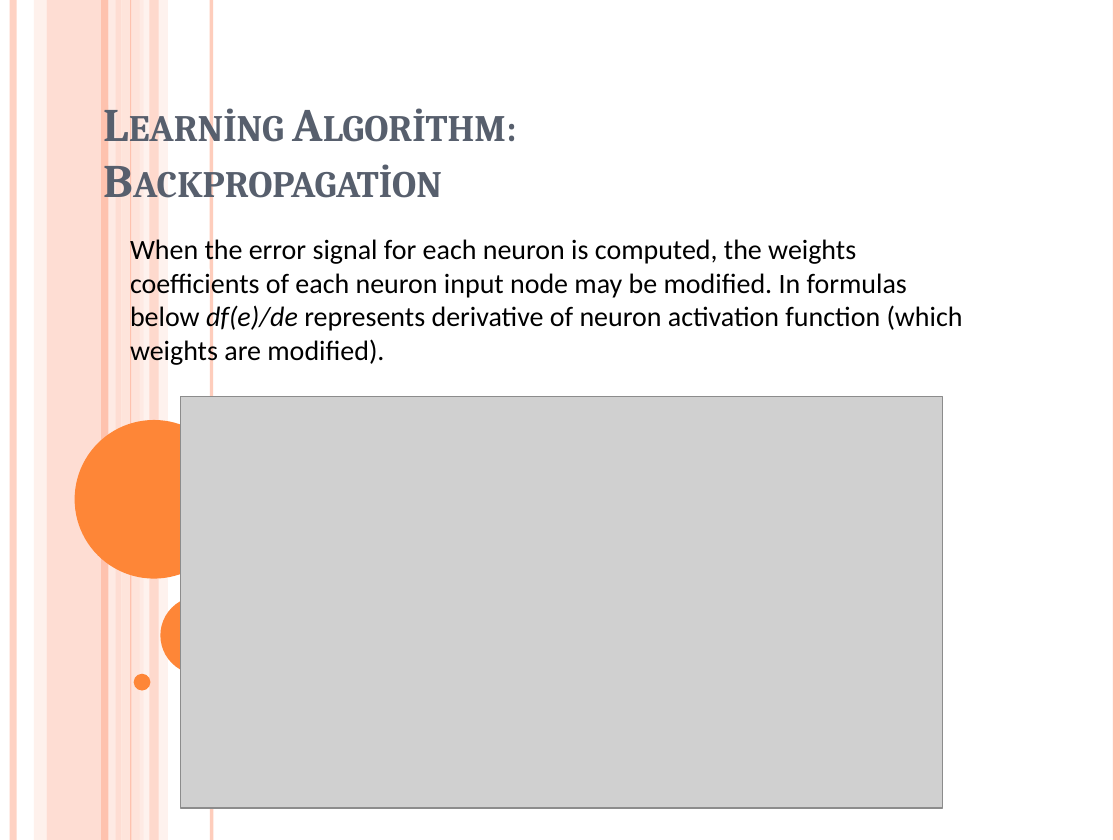
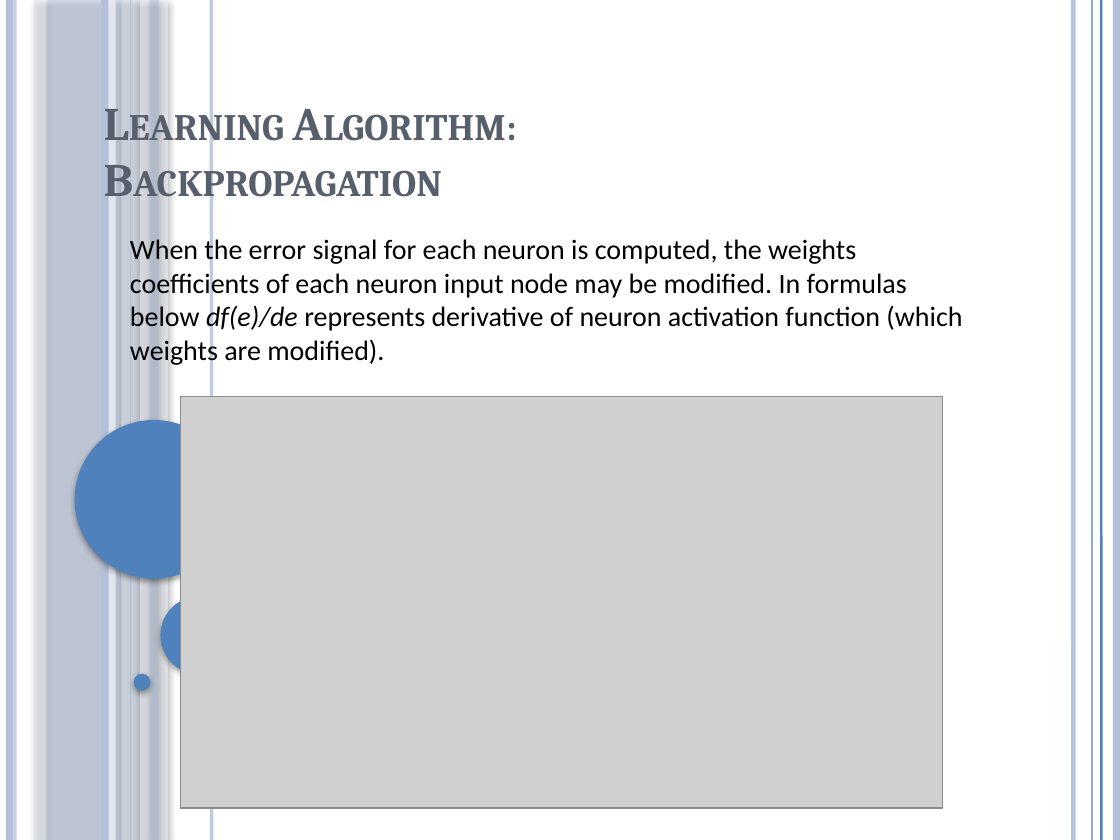
Before and after one commit to Aiganymus/machine-learning-2019, a slide deck: slide 19 of lectures/7. Neural Networks PART1.pptx. Drawn at 1120x840 pixels with LibreOffice and Linux fonts; fonts in the diff are those of the drawing; grey boxes stand for pictures. Boxes give left, top, right and bottom in pixels: in the first picture for what was removed or moved away, otherwise in the second. Text is boxed around its words. In the diff, an @@ line names an element or a change of style, - is before the commit and + after.

```diff
--- a/lectures/7. Neural Networks PART1.pptx
+++ b/lectures/7. Neural Networks PART1.pptx
@@ line added from (9, 0) to (9, 840), #B3C1DB 4.51 pt @@
@@ line (13, 0) - (13, 840): stroke #FEC3AE 4.5 pt to #B3C1DB 4.51 pt @@
@@ rectangle at [34,0,46,840]: fill #FFD9CE at 36% opacity to #D0D8E8 at 36% opacity; shadow on @@
@@ rectangle at [47,0,122,840]: fill #FEC3AE at 54% opacity to #B3C1DB at 54% opacity; shadow on @@
@@ line (104, 0) - (104, 840): stroke #FEC3AE 4.5 pt to #B3C1DB 4.51 pt @@
@@ line (112, 0) - (112, 840): stroke #FFEDE8 4.5 pt to #E9EDF4 4.51 pt @@
@@ rectangle at [121,0,143,840]: fill #FFD9CE at 70% opacity to #D0D8E8 at 70% opacity; shadow on @@
@@ line (131, 0) - (131, 840): stroke #FEC3AE 0.75 pt to #B3C1DB 0.74 pt @@
@@ rectangle at [140,0,168,840]: fill #FFEDE8 at 71% opacity to #E9EDF4 at 71% opacity; shadow on @@
@@ rectangle at [149,0,158,840]: fill #FEC3AE at 51% opacity to #B3C1DB at 51% opacity; shadow on @@
@@ line (212, 0) - (212, 840): stroke #FEC3AE 2.25 pt to #B3C1DB 2.24 pt @@
@@ line added from (1073, 0) to (1073, 840), #B3C1DB 3 pt @@
@@ line added from (1092, 0) to (1092, 840), #4F81BD 0.74 pt @@
@@ line added from (1101, 0) to (1101, 840), #4F81BD 1.5 pt @@
@@ line (1117, 0) - (1117, 840): stroke #FEC3AE 4.5 pt to #B3C1DB 4.51 pt @@
@@ fill #FE8637 to #4F81BD; shadow on in 3 elements at [75,420,234,579], [160,596,239,674], [133,674,150,691] @@
```
Also in this commit, not shown: 24 other slides changed, 22 other files.
